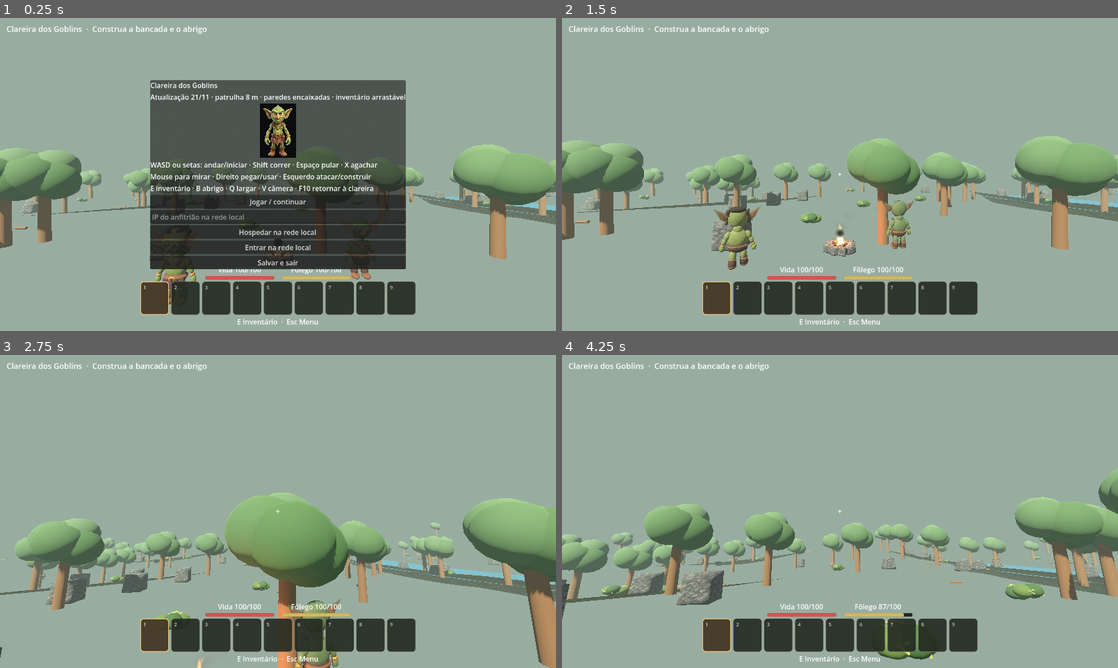
Above: before the commit, frames 1-4 (two rows, left to right).
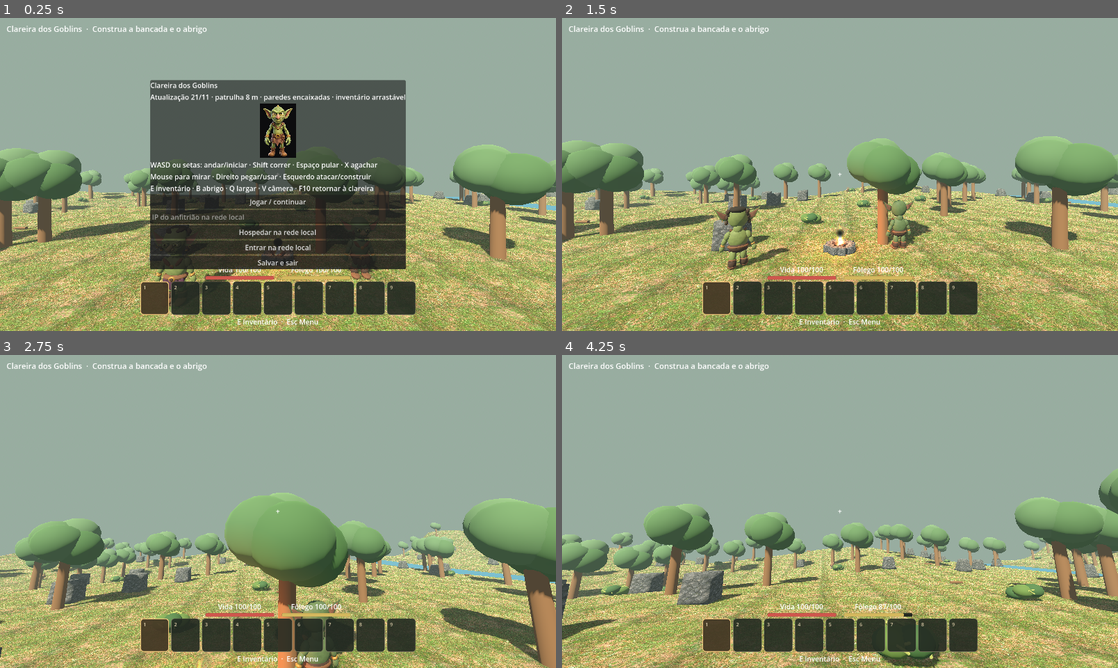
Above: after the commit, the same moments.

Repository: clebertressi88/clareira-dos-goblins
Game: Godot game, scene res://main.tscn
The game is run twice, just before and just after one commit, with the same random seed, the same clock (stepped at 60 frames per second) and the same inputs.
Inputs (mouse positions are in pixels of both pictures, inside the frame that each line leads up to):
- Up to frame 1 (0.25 s): no input
- Up to frame 2 (1.5 s): click (840, 215) at 0.52 s; type "12" at 0.6 s; click "Jogar / continuar" at 1.25 s
- Up to frame 3 (2.75 s): tap Enter at 2, 2.1 s; move the mouse to (305, 511) at 2.02 s; hold W (goblin_frente) from 2.03 s (still down); click (305, 511) at 2.17 s; tap Space at 2.27, 2.57 s
- Up to frame 4 (4.25 s): keep holding W (goblin_frente); move the mouse to (812, 511) at 2.77 s; tap Keypad Enter at 2.85 s; tap Space at 3.02, 3.32 s; move the mouse to (851, 505) at 3.52 s; hold Shift from 3.53 s (still down)

The runs differ from the first frame. In frame 1, 25% of the frame differs, in the area x 0-100%, y 54-100%; in frame 2, 34%, in the area x 0-100%, y 53-100%; in frame 3, 23%; in frame 4, 25%.

Commit message:
Corrige malha renderizada do terreno: grade alinhada a colisao, dupla face e camera acima do relevo

Diff:
--- a/Projeto-Godot/main.gd
+++ b/Projeto-Godot/main.gd
@@ -260,7 +260,7 @@
 	environment.ambient_light_energy = .52
 	environment.fog_enabled = true
 	environment.fog_light_color = Color("#98ada0")
-	environment.fog_density = 0.014
+	environment.fog_density = 0.008
 	world.environment = environment
 	add_child(world)
 	var sun := DirectionalLight3D.new()
@@ -270,8 +270,11 @@
 	sun.shadow_enabled = true
 	sun.directional_shadow_max_distance = 38
 	add_child(sun)
-	var grass := material("grass", Color("#dadbd0"))
+	var grass := material("grass", Color("#f5f5ee"))
 	grass.albedo_texture = preload("res://grass.png")
+	# Renderizar ambas as faces: evita o terreno desaparecer quando a camera
+	# aproxima-se da margem ou de uma encosta.
+	grass.cull_mode = BaseMaterial3D.CULL_DISABLED
 	grass.texture_filter = BaseMaterial3D.TEXTURE_FILTER_LINEAR_WITH_MIPMAPS_ANISOTROPIC
 	var rock := material("rock", Color.WHITE)
 	rock.albedo_texture = preload("res://stone.png")
@@ -351,7 +354,7 @@
 	var spawn: Array = get_meta("spawn", [0,1,0])
 	player.position = Vector3(float(spawn[0]),float(spawn[1]),float(spawn[2]))
 	# Protege saves antigos: novo relevo nao pode fazer o jogador nascer soterrado.
-	player.position.y = maxf(player.position.y,ground(player.position.x,player.position.z)+.35)
+	player.position.y = maxf(player.position.y,ground(player.position.x,player.position.z)+.65)
 	var shape := CapsuleShape3D.new()
 	shape.radius = .27
 	shape.height = 1.64
@@ -445,11 +448,13 @@
 	chunks[key] = chunk
 	var mesh := SurfaceTool.new()
 	mesh.begin(Mesh.PRIMITIVE_TRIANGLES)
-	for z in range(8):
-		for x in range(8):
-			var left := float(key.x*CHUNK+x*2)
-			var near := float(key.y*CHUNK+z*2)
-			for corner in [Vector2(0,0),Vector2(0,2),Vector2(2,0),Vector2(2,0),Vector2(0,2),Vector2(2,2)]:
+	# A malha visivel e a colisao HeightMap usam a MESMA grade de 1 metro.
+	# Antes: malha 2 m x colisao 1 m; a camera parecia atravessar encostas.
+	for z in range(CHUNK):
+		for x in range(CHUNK):
+			var left := float(key.x*CHUNK+x)
+			var near := float(key.y*CHUNK+z)
+			for corner in [Vector2(0,0),Vector2(0,1),Vector2(1,0),Vector2(1,0),Vector2(0,1),Vector2(1,1)]:
 				var px: float = left+corner.x
 				var pz: float = near+corner.y
 				mesh.set_uv(Vector2(px,pz)/2.)
@@ -2340,6 +2345,19 @@
 			player.velocity.y = 5.2
 		jump = false
 		player.move_and_slide()
+		# Nao ha cavernas: nunca permitir um save antigo ou uma falha de fisica
+		# deixar a camera abaixo do relevo.
+		var ground_level := ground(player.position.x,player.position.z)
+		if player.position.y < ground_level-.18:
+			player.position.y = ground_level+.65
+			player.velocity.y = 0.0
+		# Agua do rio e visual, sem natacao implementada. Mantenha a camera
+		# acima da superficie para nao ver montanhas como ilhas flutuantes.
+		if TERRAIN.is_river(player.position.x,player.position.z):
+			var wading_level := TERRAIN.WATER_LEVEL-1.20
+			if player.position.y < wading_level:
+				player.position.y = wading_level
+				player.velocity.y = 0.0
 		walk_pose(player_model,player.get_real_velocity(),dt,player.is_on_floor())
 		eye_height = move_toward(eye_height,.96 if crouch else 1.49,dt*4.5)
 		update_camera()
